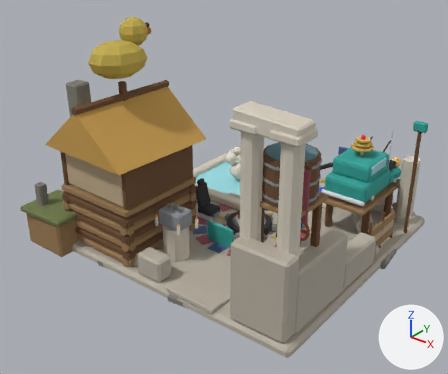
What one commit did to the FBX model client/CultOfComfort.Unity/Assets/Resources/Art/Models/hearth_l4.fbx.
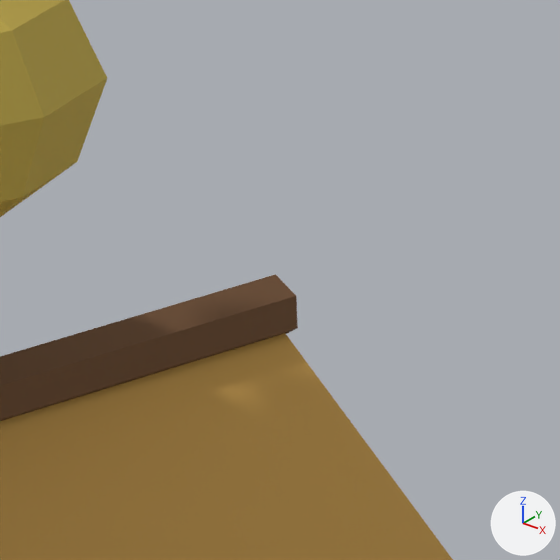
The first picture shows the older version from a camera (50 mm lens) standing at (4.51, -6.21, 4.49) and looking at (-0.14, -0.39, 0.88). The close-ups show the older and then the newer version on the part from 30% to 44% of the width and 13% to 30% of the height of that picture. Only the edits that show in the close-ups are written down. The axes (+X, +Y, +Z) are drawn at lower right. The lights are the same throughout. Where no turn or scale is listed for an object, it has been applied to the vertices. Vertices at exactly the same position are counted once.

Objects in the first close-up: 'Ruin'.
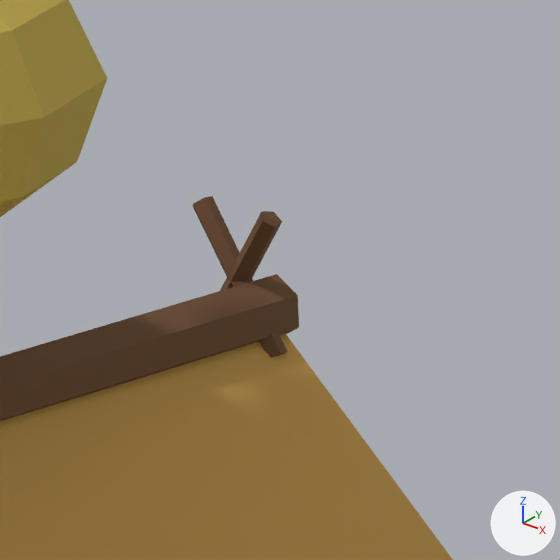
Diff of the bpy script that builds the scene:
```diff
--- a/client/CultOfComfort.Unity/Assets/Resources/Art/Models/hearth_l4.fbx.py
+++ b/client/CultOfComfort.Unity/Assets/Resources/Art/Models/hearth_l4.fbx.py
@@ me_ruin @@
 # used by ob_ruin; location = (0.0, 0.0, 0.0)
-me_ruin.from_pydata(...)  # 3996 vertices, 3808 faces; spans x -2.36..1.9, y -2.11..1.87, z 0.0..3.06
+me_ruin.from_pydata(...)  # 4042 vertices, 3841 faces; spans x -2.36..1.9, y -2.11..1.87, z 0.0..3.06
+# me_ruin part 1: the loose piece of 10 vertices spanning x 1.66..1.7, y 0.28..0.32, z 0.14..0.67 is copied, and the copy is multiplied about its middle by the matrix ((0.404, 0.017, 0.283), (-0.014, 0.493, -0.01), (-0.283, 0.0, 0.404)), then moved by (-2.85, -0.72, 1.76); it spans x -1.26..-1.08, y -0.44..-0.4, z 2.04..2.28
+# me_ruin part 2: the loose piece of 10 vertices spanning x 1.66..1.7, y 0.28..0.32, z 0.14..0.67 is copied, and the copy is multiplied about its middle by the matrix ((0.404, 0.017, -0.283), (-0.014, 0.493, 0.01), (0.283, 0.0, 0.404)), then moved by (-2.85, -0.72, 1.76); it spans x -1.26..-1.08, y -0.44..-0.4, z 2.04..2.28
+# other edits to the shape of me_ruin do not show in these pictures
 me_ruin.materials.append(mat_palette)
```

Boxes (x1, y1, x2, y2) around the edits, measured in the close-ups (560 x 560 px):
part 1 of me_ruin, added (brown)
    after: (220, 211, 282, 291)
part 2 of me_ruin, added
    after: (193, 196, 288, 358)
